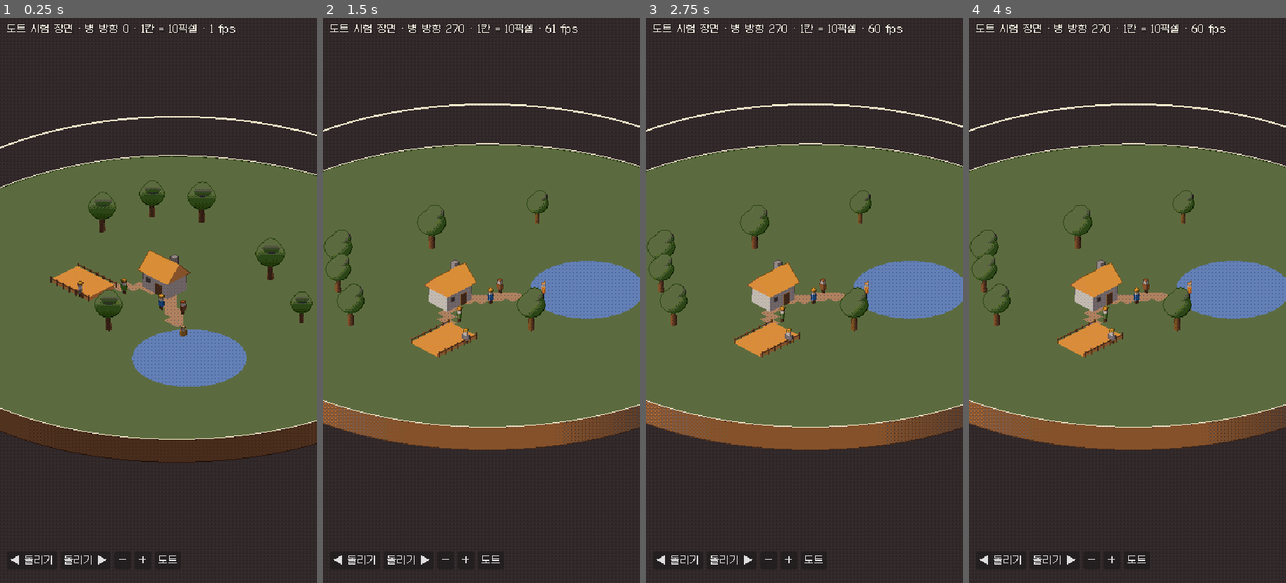
Above: before the commit, frames 1-4 (left to right).
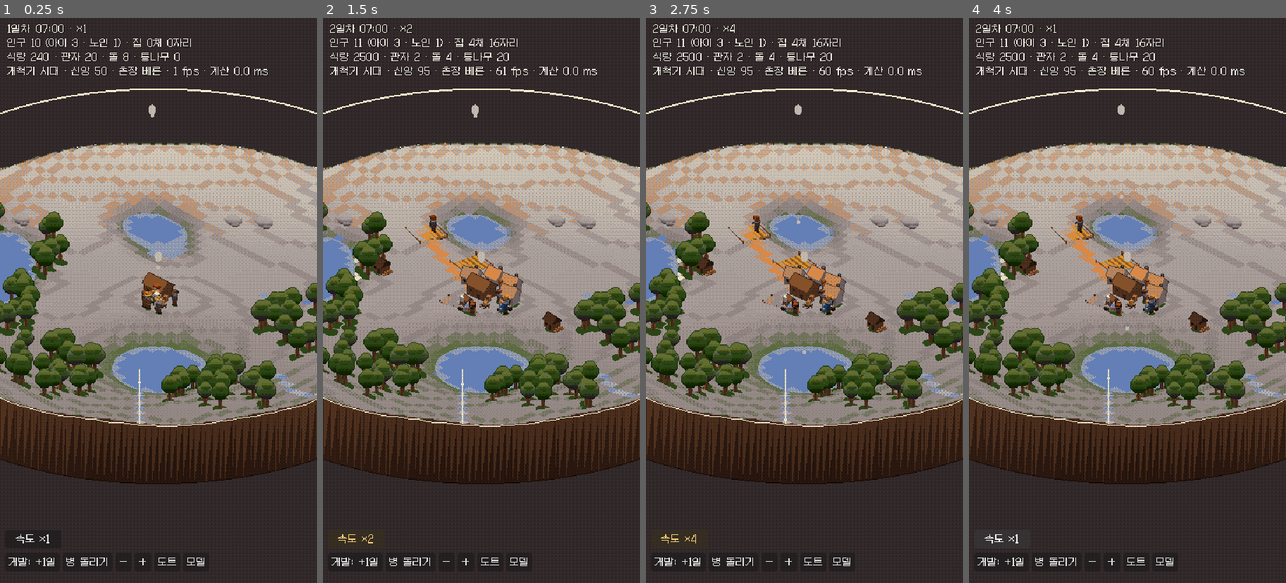
Above: after the commit, the same moments.

Repository: DH-KIM-hug/HELLO-SETTLER
Game: Godot game, scene res://scenes/test_village.tscn
The game is run twice, just before and just after one commit, with the same random seed, the same clock (stepped at 60 frames per second) and the same inputs. Before the commit the project starts from res://scenes/test_pixel.tscn.
Inputs (mouse positions are in pixels of both pictures, inside the frame that each line leads up to):
- Up to frame 1 (0.25 s): no input
- Up to frame 2 (1.5 s): click (354, 560) at 0.5 s, where only the run before the commit has a clickable "◀ 돌리기"; click (357, 537) at 1.25 s, where only the run after the commit has a clickable "속도 ×1"
- Up to frame 3 (2.75 s): click (680, 537) at 2 s, where only the run after the commit has a clickable "속도 ×2"
- Up to frame 4 (4 s): click (1003, 537) at 2.75 s, where only the run after the commit has a clickable "속도 ×4"; click (1003, 537) at 3.5 s, where only the run after the commit has a clickable "속도 ×8"

The runs differ from the first frame. In frame 1, 51% of the frame differs, in the area x 0-100%, y 1-97%; in frame 2, 53%; in frame 3, 53%; in frame 4, 53%.

Commit message:
Godot: jar clock starts 07:00, time controls x1/x2/x4/x8 + skip night, crisis drops to x1; fixed 1 s watch step
Co-Authored-By: Claude Opus 5.5 <noreply@anthropic.com>
Claude-Session: https://claude.ai/code/session_01BY9NwdodQi1v2tSkMrsSvb

Diff:
--- a/godot/data/balance.gd
+++ b/godot/data/balance.gd
@@ -8,8 +8,13 @@
 # ───────────────────────── 시간 ─────────────────────────
 const DAY := 86400.0
 const HOUR := 3600.0
-const START_CLOCK := 18.0 * HOUR        # 첫 정착민 도착 18시 = 해 질 녘 (OPENING 단계 8). BALANCE.md 5장 표: 18시 도착·성장 4시간 → 낟알 1회
-const STEP := 10.0                      # 시뮬레이션 한 걸음 (초). 프로토타입 goAway와 같은 10초 조각
+const START_CLOCK := 7.0 * HOUR         # 병은 자기 시계를 가진다 — 창조를 마치면 아침 7시, 첫 정착민 도착 (기획서 4.1 · OPENING 단계 8). BALANCE.md 5장 표: 6~12시 도착이면 낟알 1회
+const STEP := 10.0                      # 몰아서 계산할 때 한 걸음 (초) — 오프라인·테스트·개발 +1일. 프로토타입 goAway와 같은 10초 조각
+const WATCH_STEP := 1.0                 # (정함) 거인이 볼 때 한 걸음 (초) — JarClock이 배속과 상관없이 이 크기로만 걷는다 → ×1과 ×8 결과가 같다
+# 시간 빨리 돌리기 (기획서 6.6) — 배속은 병 시계 기준. 모든 수치는 병의 날짜
+const SPEEDS := [1.0, 2.0, 4.0, 8.0]
+const SKIP_NIGHT_SPEED := 60.0          # 밤 건너뛰기 (주민이 모두 잠든 밤 → 아침까지)
+const MAX_STEPS_PER_FRAME := 240        # (정함) 한 화면에 걷는 최대 걸음 — 넘치면 밀린 시간은 버린다 (느린 기기에서 멈추지 않게)
 const LIFE_EVERY := 60.0                # 혼인·출산·사망 판정 간격
 const JOBS_EVERY := 20.0                # 일자리·집 배정 간격
 const CHIEF_EVERY := 900.0              # 촌장 자율 건설 15분마다 (RESIDENT_AI 6.2)
--- a/godot/project.godot
+++ b/godot/project.godot
@@ -7,7 +7,7 @@
 
 config/name="Nazakji"
 config/description="나의 작은 지구 — 유리병 속 작은 중세 문명"
-run/main_scene="res://scenes/test_pixel.tscn"
+run/main_scene="res://scenes/test_village.tscn"
 config/features=PackedStringArray("4.7", "Mobile")
 
 [display]
--- /dev/null
+++ b/godot/sim/jar_clock.gd
@@ -0,0 +1,97 @@
+## 병의 시계 — 거인이 보고 있을 때 시간을 흘린다 (기획서 4.1 · 6.6 시간 빨리 돌리기).
+## ×1 / ×2 / ×4 / ×8, 밤 건너뛰기(×60, 주민이 모두 잠든 밤 → 아침 6시에 ×1로), 위기(굶주림·재해)가 시작되면 ×1 + 알림.
+## 배속은 '한 화면에 몇 걸음을 걷는가'만 바꾼다 — 걸음 크기는 늘 Balance.WATCH_STEP(병 시계 1초) →
+## 같은 병 시간이면 ×1이든 ×8이든 결과가 똑같다 (테스트). 빨리 돌려도 거인이 지켜보는 시간 (Village.watching 그대로).
+## 오프라인(앱을 끈 동안)은 이 시계를 쓰지 않는다 — Village.advance로 비운 현실 시간만큼 (×1과 같음).
+class_name JarClock
+extends RefCounted
+
+var v: Village
+var step := Balance.WATCH_STEP
+var speed_i := 0                      # Balance.SPEEDS 번호
+var skipping := false                 # 밤 건너뛰는 중
+var acc := 0.0                        # 아직 걷지 않은 병 시간 (초)
+var max_steps := Balance.MAX_STEPS_PER_FRAME
+var steps_done := 0
+var dropped := 0.0                    # 화면이 느려 버린 병 시간 (초) — 0이어야 정상
+var notice := ""                      # 화면에 띄울 알림 (UI 문구)
+var notice_t := 0.0                   # 알림이 남은 현실 시간 (초)
+var last_crisis: Dictionary = {}
+
+
+func _init(village: Village) -> void:
+	v = village
+	v.crises.clear()
+
+
+func speed() -> float:
+	return Balance.SKIP_NIGHT_SPEED if skipping else float(Balance.SPEEDS[speed_i])
+
+
+func set_speed(i: int) -> void:
+	skipping = false
+	speed_i = clampi(i, 0, Balance.SPEEDS.size() - 1)
+
+
+## 배속 버튼: ×1 → ×2 → ×4 → ×8 → ×1 (밤 건너뛰는 중이면 그만두고 ×1)
+func cycle_speed() -> void:
+	if skipping:
+		set_speed(0)
+	else:
+		set_speed((speed_i + 1) % Balance.SPEEDS.size())
+
+
+## 밤 건너뛰기 버튼은 밤에 주민이 모두 잠들었을 때만
+func can_skip_night() -> bool:
+	if skipping or not v.is_night() or v.people.is_empty():
+		return false
+	for p in v.people:
+		if not p.sleeping:
+			return false
+	return true
+
+
+func start_skip_night() -> bool:
+	if not can_skip_night():
+		return false
+	skipping = true
+	return true
+
+
+## 현실 시간 real_dt초 → 병 시간 real_dt × 배속을 WATCH_STEP 걸음으로. 걸은 걸음 수를 돌려준다.
+func tick(real_dt: float) -> int:
+	if notice_t > 0.0:
+		notice_t = maxf(0.0, notice_t - real_dt)
+	acc += real_dt * speed()
+	var n := 0
+	while acc >= step and n < max_steps:
+		v.step(step)
+		acc -= step
+		n += 1
+		steps_done += 1
+		if _after_step():
+			acc = 0.0                 # 배속이 바뀌었으면 쌓인 빠른 시간은 버린다
+			break
+	if n >= max_steps and acc >= step:
+		dropped += acc
+		acc = 0.0
+	return n
+
+
+## 걸음마다: 위기 → ×1 + 알림, 밤 건너뛰기는 아침이 되면 끝. 배속이 바뀌었으면 true
+func _after_step() -> bool:
+	var changed := false
+	if not v.crises.is_empty():
+		last_crisis = v.crises.back()
+		v.crises.clear()
+		var was_fast := skipping or speed_i > 0
+		set_speed(0)
+		notice = "%s — 시간을 1배로 되돌렸어요" % last_crisis["text"] if was_fast else String(last_crisis["text"])
+		notice_t = 8.0
+		changed = was_fast
+	elif skipping and not v.is_night():
+		set_speed(0)
+		notice = "아침이 밝았어요"
+		notice_t = 4.0
+		changed = true
+	return changed
--- a/godot/sim/resident.gd
+++ b/godot/sim/resident.gd
@@ -32,6 +32,8 @@
 # 행동
 var x := 0.0
 var y := 0.0
+var px := 0.0                     # 직전 걸음의 위치 (화면 보간용)
+var py := 0.0
 var steps: Array = []             # [{k:"walk", x, y} | {k:"do", left, done: Callable, fast, anim, work}]
 var action := ""                  # 지금 고른 행동 (점수표의 키)
 var last_action := ""
--- a/godot/sim/village.gd
+++ b/godot/sim/village.gd
@@ -48,6 +48,7 @@
 var deficit := 0.0
 var last_short_t := -1.0e9            # 마지막으로 식량이 모자랐던 때
 var salt_known := false
+var crises: Array = []                # 위기가 시작됨 {t, kind, text} — JarClock이 가져가 ×1로 되돌리고 알림 (기획서 6.6)
 var stats := {"born": 0, "died": 0, "built": 0, "starved": 0, "marriages": 0, "moves": 0, "upgrades": 0}
 var birth_log: Array = []             # 테스트용: 출생 때 집 정원 {t, home, occ_before, cap}
 var violations: Array = []            # 테스트용: 규칙 위반 기록
@@ -106,7 +107,7 @@
 	# 10명 중 최소 1명은 '재능' 이상 (OPENING 단계 8)
 	if people.all(func(p: Resident) -> bool: return p.grade == 0):
 		ids[4].grade = 1
-	log_line("어느 저녁, 우리 조상 열 명이 숲 가장자리에 처음 불을 피웠다.")
+	log_line("어느 새벽, 우리 조상 열 명이 숲 가장자리에 처음으로 불을 피웠다.")
 	log_line("하늘의 두 점에서 거대한 물방울이 똑, 똑 떨어진다. 그 아래 호수는 마르지 않는다. 강은 그늘진 세상 끝 벽에서 흘러내려 낮은 곳으로 간다. 서쪽의 큰 호수에는 흘러드는 강이 없다.")
 
 
@@ -150,6 +151,8 @@
 	r.grade = _roll_grade()
 	r.x = x
 	r.y = y
+	r.px = x
+	r.py = y
 	r.belief = Balance.BELIEF_START if age > 0.0 else (Balance.BELIEF_BABY_WATCHED if is_watching() else Balance.BELIEF_BABY_ALONE)
 	# 겉모습
 	r.look_head = rng.randi() % Balance.LOOK_HEADS
@@ -257,6 +260,11 @@
 # ───────────────────────── 기록 ─────────────────────────
 func log_line(text: String) -> void:
 	book.append({"t": t, "text": text})
+
+
+## 위기 시작 (굶주림·재해) — 화면 쪽(JarClock)이 빨리 돌리기를 ×1로 되돌리고 알림을 띄운다
+func crisis(kind: String, text: String) -> void:
+	crises.append({"t": t, "kind": kind, "text": text})
 
 
 func speak(r: Resident, text: String, dur := 6.0) -> void:
@@ -400,6 +408,9 @@
 
 
 func step(dt: float) -> void:
+	for p in people:              # 화면이 걸음 사이를 보간하도록 직전 위치
+		p.px = p.x
+		p.py = p.y
 	t += dt
 	water.advance(dt)
 	if not _arrival_manna and t >= Balance.MANNA_DELAY:
@@ -426,6 +437,8 @@
 	var unmet := consume(need)
 	deficit = unmet / need if need > 0.0 else 0.0
 	if deficit > 0.0:
+		if t - last_short_t > HOUR:
+			crisis("hunger", "창고에 먹을 것이 떨어졌다")
 		last_short_t = t
 	for p in people:
 		if deficit > 0.0:
@@ -940,6 +953,7 @@
 				p.health = 0.05
 			else:
 				why = "굶주림"
+				crisis("starve", "%s%s 굶주림으로 쓰러졌다" % [p.name, josa(p.name, "이", "가")])
 				_starve_day = day_no()
 				stats["starved"] += 1
 		if why != "":
@@ -1264,6 +1278,7 @@
 			log_line("%s의 물가가 조금씩 물러난다. 이 호수로 흘러드는 강이 없다." % nm)
 		if basins_said[i] < 2 and f < 0.5:
 			basins_said[i] = 2
+			crisis("lake", "%s%s 절반 넘게 말랐다" % [nm, josa(nm, "이", "가")])
 			log_line("%s%s 절반 넘게 말랐다. 드러난 호수 바닥에 흰 소금기가 번진다." % [nm, josa(nm, "이", "가")])
 			var elder: Resident = null
 			for q in people:
@@ -1273,6 +1288,7 @@
 				speak(elder, "내가 어릴 적엔 저기까지 물이었지", 7)
 		if basins_said[i] < 3 and f < 0.12:
 			basins_said[i] = 3
+			crisis("lake", "%s%s 사라졌다" % [nm, josa(nm, "이", "가")])
 			log_line("%s%s 마침내 사라졌다. 그 자리에 하얀 소금 들판이 남았다. 아이들은 그곳에 호수가 있었다는 걸 믿지 않는다." % [nm, josa(nm, "이", "가")])
 
 
--- a/godot/tests/run.gd
+++ b/godot/tests/run.gd
@@ -20,6 +20,7 @@
 	test_village_opening()
 	test_house_bottleneck()
 	test_determinism()
+	test_time_controls()
 	if not "quick" in OS.get_cmdline_user_args():     # -- quick : 30일 인구 시험(약 100초) 건너뜀
 		test_village_population()
 	print("\n%s — %d failure(s), %.1f s" % ["PASS" if fails == 0 else "FAIL", fails, (Time.get_ticks_msec() - t0) / 1000.0])
@@ -132,7 +133,7 @@
 # ───────────────────────── 3단계 — 주민 ─────────────────────────
 const POP_SEEDS := [1, 2, 3]
 # tools/sim_life.py (판매 없음, 병 하나, 하루 2시간 지켜봄, 60번 평균)의 10%~90% 범위
-const POP_RANGE := {10: [16, 25], 20: [18, 49], 30: [32, 52]}
+const POP_RANGE := {10: [16, 28], 20: [18, 49], 30: [32, 52]}   # 10일 상한 28: v3.6 아침 7시 시작으로 초반이 빨라짐 (메인 세션 승인)
 
 
 func words_ok(texts: Array) -> String:
@@ -191,10 +192,14 @@
 	print("  첫 오두막 %s · 첫 농장 %s · 첫 수확 %s · 낟알 %d번 · 첫 출생 %s · 마을 시대 %s" % [h.call(first_hut), h.call(first_farm), h.call(v.first_harvest_t), v.manna_falls, h.call(first_birth), h.call(era_t)])
 	print("  3일 뒤 인구 %d (출생 %d · 사망 %d · 굶주림 %d) · 건물 %d · 하루 계산 %.0f ms (10초 걸음, 물 60초 간격)" % [v.people.size(), v.stats["born"], v.stats["died"], v.stats["starved"], v.buildings.size(), ms / 3.0])
 	check(v.manna_falls >= 1 and v.book.any(func(e: Dictionary) -> bool: return e["t"] < 60.0 and String(e["text"]).contains("낟알")), "도착하자마자 하늘 낟알 (T0)")
-	check(first_hut >= 0.0 and first_hut < 6.0 * Balance.HOUR, "첫 오두막이 첫날 밤 안에 (도착 후 %.1f시간)" % (first_hut / 3600.0))
+	check(is_equal_approx(v.start_clock, 7.0 * Balance.HOUR) and v.fmt_time(0.0) == "1일차 07:00", "병 시계는 아침 7시에 시작 (기획서 4.1 · %s)" % v.fmt_time(0.0))
+	check(first_hut >= 0.0 and first_hut < 6.0 * Balance.HOUR, "첫 오두막이 첫날 오전에 (도착 후 %.1f시간)" % (first_hut / 3600.0))
+	check(first_farm >= 0.0 and v.cal_day(first_farm) == 1, "첫 농장이 1일차에 (%s)" % h.call(first_farm))
 	check(v.first_harvest_t >= 0.0 and v.cal_day(v.first_harvest_t) <= 2, "첫 수확 1~2일차 (%s)" % h.call(v.first_harvest_t))
-	check(v.manna_ended and v.manna_falls <= 2, "첫 수확 다음 새벽에 낟알이 그침 (%d번 내림, BALANCE 5장: 18시 도착이면 1번)" % v.manna_falls)
-	check(v.book.any(func(e: Dictionary) -> bool: return String(e["text"]).contains("첫 수확 축제")), "첫 수확 축제가 연대기에")
+	check(v.manna_ended and v.manna_falls == 1, "낟알은 도착 직후 한 번뿐, 첫 수확 다음 새벽에 그침 (%d번, BALANCE 5장: 7시 도착 → 1회)" % v.manna_falls)
+	var fest: Array = v.book.filter(func(e: Dictionary) -> bool: return String(e["text"]).contains("첫 수확 축제"))
+	check(not fest.is_empty() and v.cal_day(fest[0]["t"]) == v.cal_day(v.first_harvest_t) + 1 and v.fmt_time(fest[0]["t"]).ends_with("06:00"),
+		"첫 수확 축제가 수확 다음 날 새벽 (%s)" % (h.call(fest[0]["t"]) if not fest.is_empty() else "-"))
 	check(first_birth >= 0.0 and first_birth <= Balance.DAY, "첫 출생 1일차 (첫 24시간 안, %s)" % h.call(first_birth))
 	check(era_t >= 0.0 and era_t <= 2.0 * Balance.DAY, "'마을' 시대 점수가 2일차 안에 참 (%s)" % h.call(era_t))
 	check(v.stats["starved"] == 0 and v.last_short_t < 0.0, "3일 동안 식량이 모자란 적 없음")
@@ -253,6 +258,94 @@
 	var c: String = sig.call(8)
 	check(a == b, "시드 7 두 번 → 같은 위치·연대기 (%d자)" % a.length())
 	check(a != c, "시드 8은 다르다")
+
+
+## 기획서 6.6 시간 빨리 돌리기 — JarClock
+func clock_sig(v: Village) -> String:
+	var s := "%s|%d|%d|%d|%s|%s|%s|%d|" % [str(v.t), v.people.size(), v.book.size(), v.buildings.size(), str(v.faith), str(v.era_pts), str(v.food_total()), v.rng.state]
+	for p in v.people:
+		s += "%s,%s,%s;" % [str(p.x), str(p.y), str(p.belief)]
+	return s
+
+
+func test_time_controls() -> void:
+	print("== 시간 빨리 돌리기 (기획서 6.6)")
+	# 1) ×8과 ×1 — 같은 병 시간이면 결과가 똑같다 (걸음은 늘 병 시계 1초)
+	var hours := 2.0
+	var steps := int(hours * Balance.HOUR / Balance.WATCH_STEP)
+	var sigs: Array = []
+	var real_s: Array = []
+	for spec: Array in [[0, 1.0 / 30.0], [3, 1.0 / 60.0], [3, 0.25], [1, 0.5]]:     # [속도 번호, 화면 한 장 (초)]
+		var v := Village.new_prototype(3)
+		var c := JarClock.new(v)
+		c.set_speed(spec[0])
+		var frames := 0
+		while c.steps_done < steps:
+			c.tick(spec[1])
+			frames += 1
+		sigs.append(clock_sig(v))
+		real_s.append(frames * float(spec[1]))
+		check(c.steps_done == steps and c.dropped == 0.0, "×%d 화면 %.3f초: %d걸음, 버린 시간 없음 (현실 %.0f초)" % [int(c.speed()), spec[1], c.steps_done, frames * float(spec[1])])
+	check(sigs[1] == sigs[0] and sigs[2] == sigs[0] and sigs[3] == sigs[0], "병 시간 %.0f시간: ×1 · ×8 · ×8(큰 화면) · ×2 결과가 같다 (위치·믿음·연대기·난수)" % hours)
+	check(absf(real_s[1] * 8.0 - real_s[0]) < 1.0, "×8은 현실 시간이 1/8 (×1 %.0f초 → ×8 %.0f초)" % [real_s[0], real_s[1]])
+	# 빨리 돌려도 거인이 지켜보는 시간: ×8 동안 믿음이 오른다
+	var vb := Village.new_prototype(3)
+	var b0 := vb.people[0].belief
+	var cb := JarClock.new(vb)
+	cb.set_speed(3)
+	for i in 900:
+		cb.tick(0.5)
+	check(vb.is_watching() and vb.people[0].belief > b0, "×8도 지켜보는 시간 — 믿음↑ (%.3f → %.3f)" % [b0, vb.people[0].belief])
+	# 2) 밤 건너뛰기: 낮엔 못 누름 → 모두 잠든 밤에 누르면 ×60 → 아침 6시에 ×1로
+	var v2 := Village.new_prototype(1)
+	v2.water.offline = true
+	var c2 := JarClock.new(v2)
+	check(not c2.can_skip_night(), "낮(%s)에는 밤 건너뛰기 없음" % v2.fmt_time(v2.t))
+	v2.advance(15.0 * Balance.HOUR)               # 1일차 22:00
+	c2.v.crises.clear()
+	var waited := 0
+	while not c2.can_skip_night() and waited < 7200:
+		c2.tick(1.0)
+		waited += 1
+	check(c2.can_skip_night(), "밤에 모두 잠들면 밤 건너뛰기 버튼 (%s)" % v2.fmt_time(v2.t))
+	var slept_at := v2.fmt_time(v2.t)
+	c2.set_speed(2)
+	check(c2.start_skip_night() and c2.speed() == Balance.SKIP_NIGHT_SPEED, "누르면 ×60")
+	var frames2 := 0
+	var t_start := Time.get_ticks_usec()
+	var worst_ms := 0.0
+	var worst_steps := 0
+	while c2.skipping and frames2 < 60 * 60 * 30:
+		var tf := Time.get_ticks_usec()
+		var n := c2.tick(1.0 / 60.0)
+		worst_ms = maxf(worst_ms, (Time.get_ticks_usec() - tf) / 1000.0)
+		worst_steps = maxi(worst_steps, n)
+		frames2 += 1
+	var cost_s := (Time.get_ticks_usec() - t_start) / 1.0e6
+	print("  밤 건너뛰기 %s → %s · 현실 %.0f초(%.1f분, 60fps) · 계산 %.1f초 · 한 화면 최대 %d걸음 %.2f ms" % [slept_at, v2.fmt_time(v2.t), frames2 / 60.0, frames2 / 3600.0, cost_s, worst_steps, worst_ms])
+	check(not c2.skipping and c2.speed() == 1.0 and v2.fmt_time(v2.t).ends_with("06:00") and v2.cal_day(v2.t) == 2, "아침(2일차 06:00)이 되면 끝나고 ×1로 (%s, ×%d)" % [v2.fmt_time(v2.t), int(c2.speed())])
+	check(c2.notice != "" and c2.dropped == 0.0, "아침 알림 '%s', 버린 시간 없음" % c2.notice)
+	# 3) 위기(굶주림)가 시작되면 ×1로 + 알림
+	var v3 := Village.new_prototype(2)
+	v3.water.offline = true
+	var c3 := JarClock.new(v3)
+	c3.tick(10.0)                                  # 도착 낟알
+	c3.set_speed(3)
+	for k in Balance.FOODS:
+		v3.stock[k] = 0.0
+	v3.manna.clear()
+	v3.manna_batches.clear()
+	for b in v3.buildings:
+		b.out.erase("밀")
+		b.out.erase("빵")
+	c3.tick(0.5)
+	check(c3.speed() == 1.0 and not c3.skipping and c3.last_crisis.get("kind", "") == "hunger" and c3.notice_t > 0.0, "식량이 떨어지면 ×8 → ×1 + 알림 '%s'" % c3.notice)
+	check(v3.crises.is_empty() and words_ok([c3.notice]) == "", "알림에 금지어 없음")
+	# 밤 건너뛰는 중의 위기도 ×1로
+	c2.skipping = true
+	v2.crisis("starve", "누군가 쓰러졌다")
+	c2.tick(1.0)
+	check(not c2.skipping and c2.speed() == 1.0, "밤 건너뛰는 중 위기 → ×1")
 
 
 ## 보통 마을 30일 — 인구가 sim_life.py(밸런스 v2)가 예측한 범위에
--- /dev/null
+++ b/godot/tools/shot_time.gd
@@ -0,0 +1,85 @@
+## 3b단계 캡처 — 병의 시계 (기획서 4.1 · 6.6): 1일차 아침 7시 도착(속도 ×8) / 모두 잠든 밤(밤 건너뛰기 버튼) /
+## 밤 건너뛰는 중(×60) / 아침이 밝음(×1로). 마지막에 stage3b_sheet.png. 화면 한 장당 시뮬레이션 비용도 잰다.
+## 실행: godot --path godot -s res://tools/shot_time.gd   (창이 필요 — 헤드리스 아님)
+extends SceneTree
+
+const Sheet := preload("res://tools/contact_sheet.gd")
+
+var scene: Node
+var frame := 0
+var step := 0
+var out_dir := ""
+var saved: PackedStringArray = []
+var _ms: Array = []
+var _measure_from := 0
+
+
+func _initialize() -> void:
+	out_dir = ProjectSettings.globalize_path("res://").path_join("../godot_shots").simplify_path()
+	DirAccess.make_dir_recursive_absolute(out_dir)
+	scene = load("res://scenes/test_village.tscn").instantiate()
+	root.add_child(scene)
+
+
+func _save(name: String) -> void:
+	var img := root.get_texture().get_image()
+	var p := out_dir.path_join(name + "_1x.png")
+	img.save_png(p)
+	saved.append(p)
+	var big := img.duplicate() as Image
+	big.resize(img.get_width() * 3, img.get_height() * 3, Image.INTERPOLATE_NEAREST)
+	big.save_png(out_dir.path_join(name + "_3x.png"))
+	var v: Village = scene.village
+	print("saved %s · %s · ×%d · 인구 %d" % [name, v.fmt_time(v.t), int(scene.clock.speed()), v.people.size()])
+
+
+## 이번 구간 화면당 시뮬레이션 시간 (test_village._process가 잰 _sim_ms 대신 직접 tick을 잼)
+func _report(label: String) -> void:
+	var fps := Engine.get_frames_per_second()
+	print("%s: fps %d · 계산(평균) %.2f ms/화면" % [label, fps, scene._sim_ms])
+
+
+func _process(_d: float) -> bool:
+	frame += 1
+	if frame % 60 != 0:
+		return false
+	var c: JarClock = scene.clock
+	match step:
+		0:
+			# 도착 직후 (낟알이 내린 뒤) — 속도 ×8
+			c.set_speed(3)
+			scene.look_at_ground(Vector2(1.5, 2.5))
+		1:
+			_report("×8 (1일차 아침)")
+			_save("stage3b_day1_morning_x8")
+			# 밤 22시 무렵까지 (개발 +1일과 같은 몰아서 계산), 그 뒤 모두 잠들 때까지 시계로
+			c.set_speed(0)
+			scene.advance(15.0 * 3600.0)
+			var n := 0
+			while not c.can_skip_night() and n < 3600:
+				c.tick(1.0)
+				n += 1
+			scene.refresh()
+			scene.paused = true          # 버튼이 보이는 순간 그대로
+		2:
+			_save("stage3b_night_skip_button")
+			scene.paused = false
+			c.start_skip_night()
+		3:
+			_report("×60 (밤 건너뛰기)")
+			scene.look_at_ground(Vector2(1.5, 2.5))
+		4:
+			_save("stage3b_night_skipping_x60")
+			var n := 0
+			while c.skipping and n < 40000:
+				c.tick(1.0)
+				n += 1
+			scene.refresh()
+		5:
+			_save("stage3b_morning_back_x1")
+			Sheet.make(saved, out_dir.path_join("stage3b_sheet.png"))
+			print("saved stage3b_sheet")
+			quit()
+			return true
+	step += 1
+	return false
--- a/godot/tools/shot_village.gd
+++ b/godot/tools/shot_village.gd
@@ -38,10 +38,10 @@
 	match step:
 		0:
 			scene.paused = true
-			# 첫날 아침 10시 (도착 18시 + 16시간)
+			# 첫날 아침 10시 (도착 7시 + 3시간)
 			var t := Time.get_ticks_msec()
-			scene.advance(16.0 * 3600.0)
-			print("16시간 계산 %d ms" % (Time.get_ticks_msec() - t))
+			scene.advance(3.0 * 3600.0)
+			print("3시간 계산 %d ms" % (Time.get_ticks_msec() - t))
 			scene.show_lineup(Vector2(-1.0, -3.0))
 			scene.look_at_ground(Vector2(-1.0, -1.3))
 			scene.cam.set_zoom(2)
--- a/godot/view/test_village.gd
+++ b/godot/view/test_village.gd
@@ -1,14 +1,14 @@
 ## 3단계 — 주민 (docs/GODOT_KICKOFF.md 4장)
 ## 2단계 땅·물(JarTerrain) 위에서 첫 정착민 열 명이 살아간다: sim/village.gd(Village)를 돌리고 view/village_view.gd로 그린다.
 ## 주민은 부품 조합 모델(view/resident_model.gd), 동작은 초당 10장. 말풍선은 화면 위 글자(갈무리).
-## 조작: 빠르게(×1·×10·×60·×600) · +1일 · 병 돌리기 · 확대 −/+ · 도트 · 모델(부품 조합 줄 세우기). 끌어서 이동, 휠로 확대.
+## 시간은 병의 시계(sim/jar_clock.gd JarClock): 창조 뒤 아침 7시에 시작, 속도 ×1·×2·×4·×8, 밤 건너뛰기(모두 잠든 밤 → 아침까지 ×60).
+## 조작: 속도 · 밤 건너뛰기 / 개발: +1일 · 병 돌리기 · 확대 −/+ · 도트 · 모델(부품 조합 줄 세우기). 끌어서 이동, 휠로 확대. 스페이스 = 멈춤.
 extends Node3D
 
-const SPEEDS: Array[float] = [1.0, 10.0, 60.0, 600.0]
-const MAX_SIM_PER_FRAME := 120.0     # 한 화면에 최대 2분치 (느린 기기에서 멈추지 않게)
 const SEED := 20261105
 
 var village: Village
+var clock: JarClock
 var jar: Node3D
 var terrain: JarTerrain
 var view: VillageView
@@ -17,8 +17,11 @@
 var post_mat: ShaderMaterial
 var ui_label: Label
 var bubbles: Control
-var speed_i := 1
 var paused := false
+var speed_btn: Button
+var skip_btn: Button
+var notice_label: Label
+var _sim_ms := 0.0                   # 이번 화면에 시뮬레이션이 쓴 시간 (표시용, 평균)
 var lineup: Node3D
 var _terrain_t := 0.0
 var _drag := false
@@ -26,6 +29,7 @@
 
 func _ready() -> void:
 	village = Village.new_prototype(SEED)
+	clock = JarClock.new(village)
 	JarTerrain.make_world(self)
 	jar = Node3D.new()
 	add_child(jar)
@@ -66,7 +70,10 @@
 
 func _process(dt: float) -> void:
 	if not paused:
-		village.advance(minf(SPEEDS[speed_i] * dt, MAX_SIM_PER_FRAME))
+		var t0 := Time.get_ticks_usec()
+		clock.tick(dt)
+		_sim_ms = lerpf(_sim_ms, (Time.get_ticks_usec() - t0) / 1000.0, 0.05)
+		view.alpha = clampf(clock.acc / clock.step, 0.0, 1.0)
 		_terrain_t += dt
 		if _terrain_t > 4.0:          # 오솔길·물가는 천천히 바뀌므로 가끔만 다시 그림
 			_terrain_t = 0.0
@@ -167,12 +174,39 @@
 	ui_label.add_theme_constant_override("shadow_offset_x", 1)
 	ui_label.add_theme_constant_override("shadow_offset_y", 1)
 	root.add_child(ui_label)
+	notice_label = Label.new()
+	notice_label.position = Vector2(8, 548)
+	notice_label.size = Vector2(344, 24)
+	notice_label.horizontal_alignment = HORIZONTAL_ALIGNMENT_CENTER
+	notice_label.add_theme_color_override("font_color", Color("252122"))
+	var nsb := StyleBoxFlat.new()
+	nsb.bg_color = Color("fffbea")
+	nsb.border_color = Color("252122")
+	nsb.set_border_width_all(1)
+	nsb.set_content_margin_all(3)
+	notice_label.add_theme_stylebox_override("normal", nsb)
+	notice_label.visible = false
+	root.add_child(notice_label)
+	# 시간 (기획서 6.6) — 속도 ×1 → ×2 → ×4 → ×8, 밤 건너뛰기는 모두 잠든 밤에만 보임
+	var tbar := HBoxContainer.new()
+	tbar.position = Vector2(6, 580)
+	tbar.add_theme_constant_override("separation", 3)
+	root.add_child(tbar)
+	speed_btn = Button.new()
+	speed_btn.focus_mode = Control.FOCUS_NONE
+	speed_btn.custom_minimum_size = Vector2(64, 0)
+	speed_btn.pressed.connect(func() -> void: clock.cycle_speed())
+	tbar.add_child(speed_btn)
+	skip_btn = Button.new()
+	skip_btn.text = "밤 건너뛰기"
+	skip_btn.focus_mode = Control.FOCUS_NONE
+	skip_btn.pressed.connect(func() -> void: clock.start_skip_night())
+	tbar.add_child(skip_btn)
 	var bar := HBoxContainer.new()
 	bar.position = Vector2(6, 606)
 	bar.add_theme_constant_override("separation", 3)
 	root.add_child(bar)
-	for spec: Array in [["빠르게", func() -> void: speed_i = (speed_i + 1) % SPEEDS.size()],
-			["+1일", func() -> void: advance(Balance.DAY)],
+	for spec: Array in [["개발: +1일", func() -> void: advance(Balance.DAY)],
 			["병 돌리기", func() -> void: village.rotate_jar(); refresh()],
 			["－", func() -> void: cam.set_zoom(cam.zoom_i - 1)], ["＋", func() -> void: cam.set_zoom(cam.zoom_i + 1)],
 			["도트", func() -> void: set_pixel_effects(not post_mat.get_shader_parameter("use_palette"))],
@@ -199,15 +233,21 @@
 		elif p.is_elder():
 			elders += 1
 	var c := v.chief()
-	return "%s · ×%d%s\n인구 %d (아이 %d · 노인 %d) · 집 %d채 %d자리\n식량 %d · 판자 %d · 돌 %d · 통나무 %d\n%s 시대 · 신앙 %d · 촌장 %s · %d fps" % [
-		v.fmt_time(v.t), int(SPEEDS[speed_i]), " (멈춤)" if paused else "",
+	var spd := "밤 건너뛰는 중 ×%d" % int(clock.speed()) if clock.skipping else "×%d" % int(clock.speed())
+	return "%s · %s%s\n인구 %d (아이 %d · 노인 %d) · 집 %d채 %d자리\n식량 %d · 판자 %d · 돌 %d · 통나무 %d\n%s 시대 · 신앙 %d · 촌장 %s · %d fps · 계산 %.1f ms" % [
+		v.fmt_time(v.t), spd, " (멈춤)" if paused else "",
 		v.people.size(), kids, elders, v.houses().size(), v.house_capacity(),
 		int(v.food_total()), int(v.stock["판자"]), int(v.stock["돌"]), int(v.stock["통나무"]),
-		Balance.ERAS[v.era], int(v.faith), c.name if c != null else "-", Engine.get_frames_per_second()]
+		Balance.ERAS[v.era], int(v.faith), c.name if c != null else "-", Engine.get_frames_per_second(), _sim_ms]
 
 
 func _update_ui() -> void:
 	ui_label.text = status_text()
+	speed_btn.text = "속도 ×%d" % int(clock.speed())
+	speed_btn.modulate = Color(1, 0.85, 0.5) if clock.speed() > 1.0 else Color.WHITE
+	skip_btn.visible = clock.can_skip_night()
+	notice_label.visible = clock.notice_t > 0.0
+	notice_label.text = clock.notice
 	# 말풍선: 화면 안에서 말하고 있는 주민 몇 명
 	for c in bubbles.get_children():
 		c.queue_free()
@@ -252,6 +292,8 @@
 	elif e is InputEventKey and e.pressed:
 		match (e as InputEventKey).keycode:
 			KEY_SPACE: paused = not paused
+			KEY_F: clock.cycle_speed()
+			KEY_N: clock.start_skip_night()
 			KEY_Q: cam.turn(-1)
 			KEY_E: cam.turn(1)
 			KEY_R: village.rotate_jar(); refresh()
--- a/godot/view/village_view.gd
+++ b/godot/view/village_view.gd
@@ -42,6 +42,7 @@
 var _flames: Array[MeshInstance3D] = []
 var _check_t := 0.0
 var _anim_t := 0.0
+var alpha := 1.0                # 걸음 사이 어디쯤인가 (0 = 직전 걸음, 1 = 지금) — JarClock이 병 시계 1초씩 걸으므로 그 사이를 보간
 
 
 func _init(village: Village, t: JarTerrain) -> void:
@@ -109,7 +110,12 @@
 		m.visible = not inside
 		if not m.visible:
 			continue
-		m.position = Vector3(r.x, gy(r.x, r.y), r.y)
+		var x := r.x
+		var z := r.y
+		if alpha < 1.0 and absf(r.x - r.px) + absf(r.y - r.py) < 3.0:     # 순간이동(집 안·새로 태어남)은 보간하지 않음
+			x = lerpf(r.px, r.x, alpha)
+			z = lerpf(r.py, r.y, alpha)
+		m.position = Vector3(x, gy(x, z), z)
 		m.rotation.y = r.facing
 		m.set_item(r.carry)
 		m.set_anim(r.anim)
Not shown, added: godot/sim/jar_clock.gd.uid
Not shown, changed: godot_shots/NOTES.md
